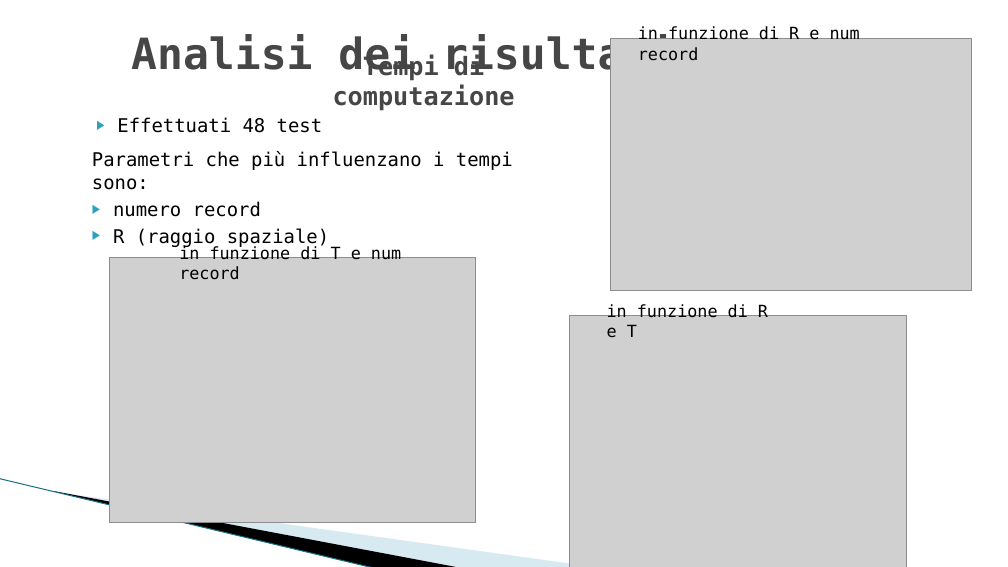
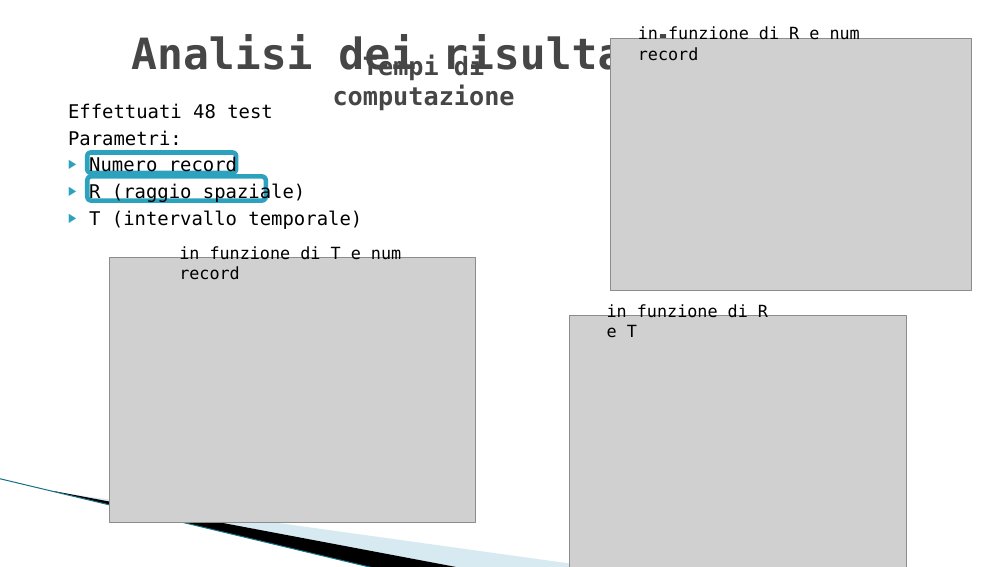
Before and after one commit to fedelux3/Bachelor-Thesis, a slide deck: slide 8 of presentazione.pptx (slide 9 before the commit). Drawn at 1008x567 pixels with LibreOffice and Linux fonts; fonts in the diff are those of the drawing; grey boxes stand for pictures; background and template pictures are left out. Boxes give left, top, right and bottom in pixels: in the first picture for what was removed or moved away, otherwise in the second. Text is boxed around its words. In the diff, an @@ line names an element or a change of style, - is before the commit and + after.

```diff
--- a/presentazione.pptx
+++ b/presentazione.pptx
@@ text "Effettuati 48 test": place and size @@
-text "Effettuati 48 test" at (117,117,323,133)
+text "Effettuati 48 test" at (68,103,362,229)
@@ text at (68,103,273,119): bullet ▶ to none @@
@@ text at (68,130,362,229): paragraphs added @@
+Parametri:
+▶ Numero record
+▶ R (raggio spaziale)
+▶ T (intervallo temporale)
@@ rounded rectangle added at (87,176,265,200), fill #FFFFFF, outline #2DA2BF 4.33 pt @@
@@ rounded rectangle added at (87,153,236,173), fill #FFFFFF, outline #2DA2BF 4.33 pt @@
@@ text removed at (92,151,513,248) @@
-Parametri che più influenzano i tempi sono:
-▶ numero record
-▶ R (raggio spaziale)
```
Also in this commit, not shown: 4 other slides changed, 3 slides removed.
